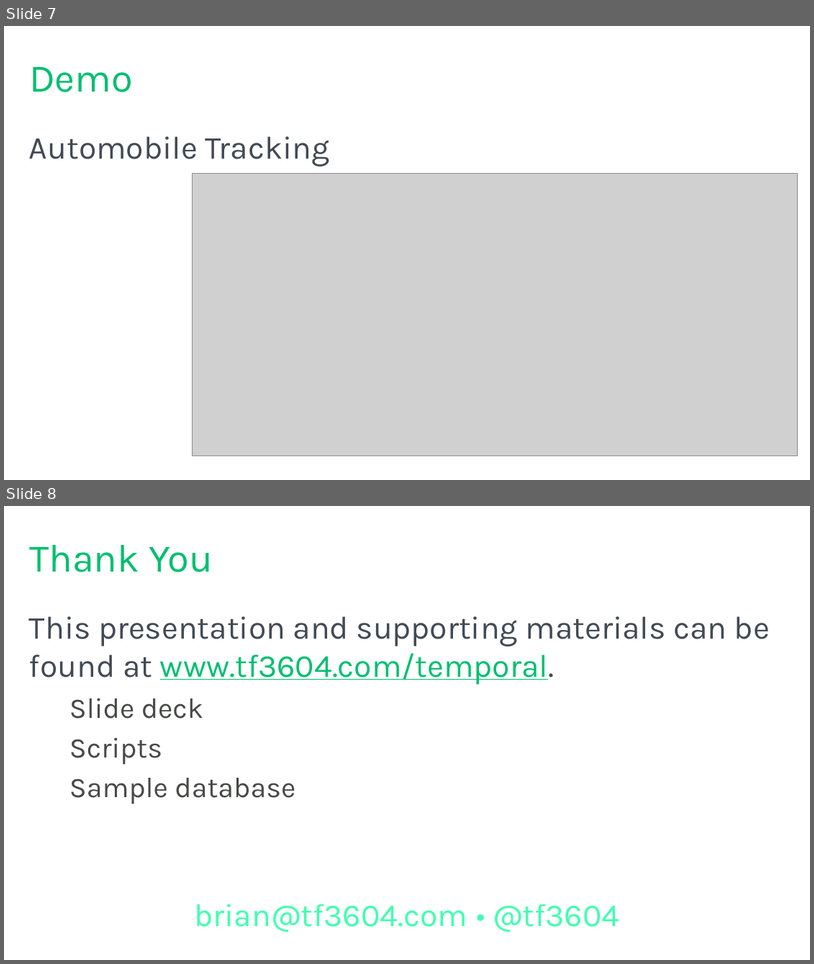
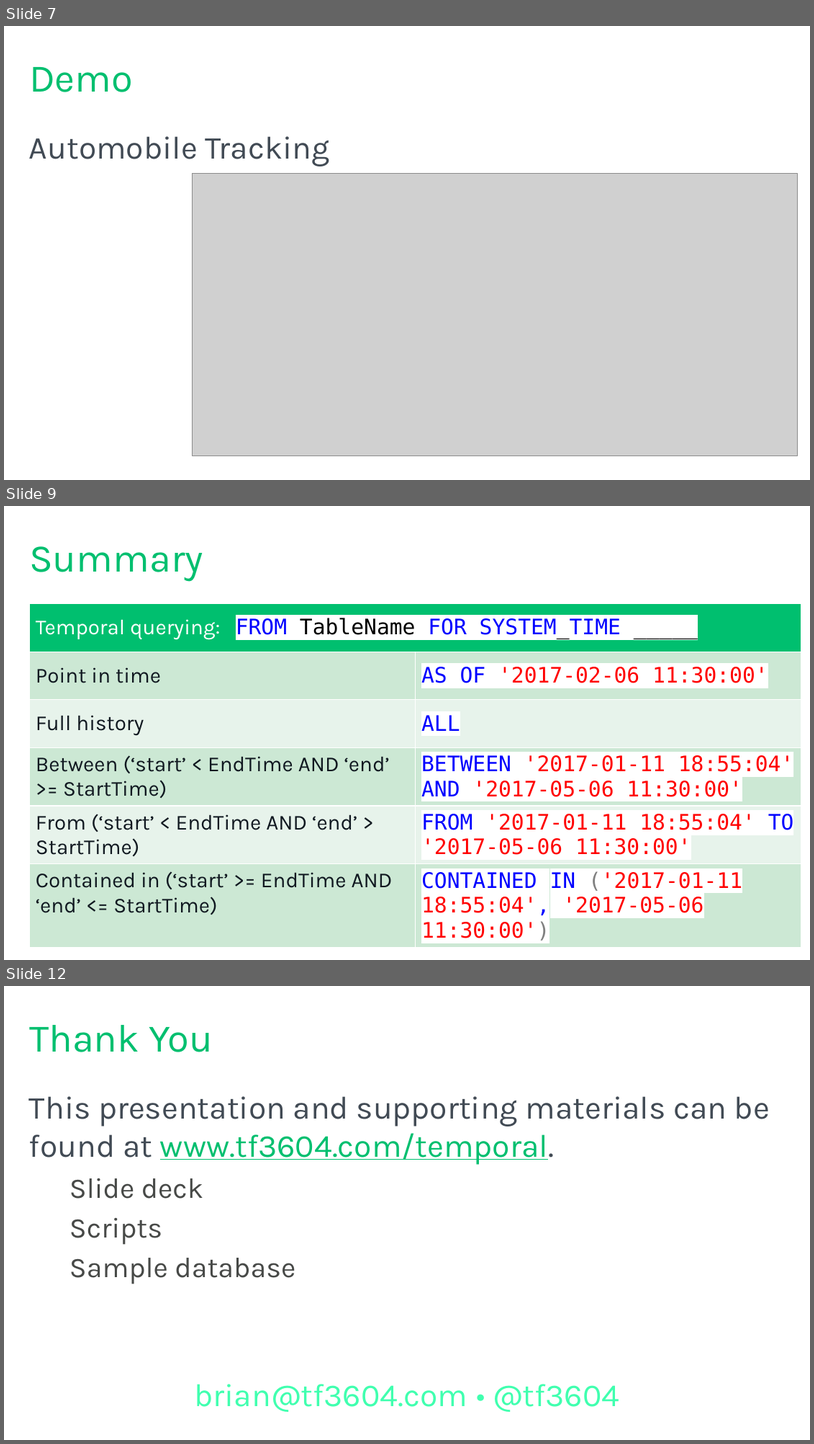
Before and after one commit to tf3604/RememberWhenTemporal, a slide deck: Temporal.pptx. Shown one above the other, each under a label of ours: slides 7 and 8 before the commit, slides 7, 9 and 12 after it; the slides between them are not shown. The pictures are 814x964 and 814x1444 pixels, drawn with LibreOffice and Linux fonts; fonts in the diff are those of the drawing; grey boxes stand for pictures; background and template pictures are left out. Boxes give left, top, right and bottom in pixels: in the first picture for what was removed or moved away, otherwise in the second. Text is boxed around its words. In the diff, an @@ line names an element or a change of style, - is before the commit and + after.

Commit message:
Add summary slides for reference purposes.

```diff
--- a/Temporal.pptx
+++ b/Temporal.pptx
@@ slide 9 added at (x1=4, y1=506, x2=810, y2=960), background #FFFFFF @@
@@ title added at (x1=29, y1=546, x2=203, y2=582), 44 pt, text #00BF6F @@
+Summary
@@ table added at (x1=29, y1=604, x2=801, y2=947), 6 rows, 2 columns @@
+Temporal querying: FROM TableName FOR SYSTEM_TIME _____ | 
+Point in time | AS OF '2017-02-06 11:30:00'
+Full history | ALL
+Between (‘start’ < EndTime AND ‘end’ >= StartTime) | BETWEEN '2017-01-11 18:55:04' AND '2017-05-06 11:30:00'
+From (‘start’ < EndTime AND ‘end’ > StartTime) | FROM '2017-01-11 18:55:04' TO '2017-05-06 11:30:00'
+Contained in (‘start’ >= EndTime AND ‘end’ <= StartTime) | CONTAINED IN ('2017-01-11 18:55:04', '2017-05-06 11:30:00')
@@ what was slide 8 is now slide 12 @@
```
Also in this commit, not shown: 3 other slides added, 1 other file.
